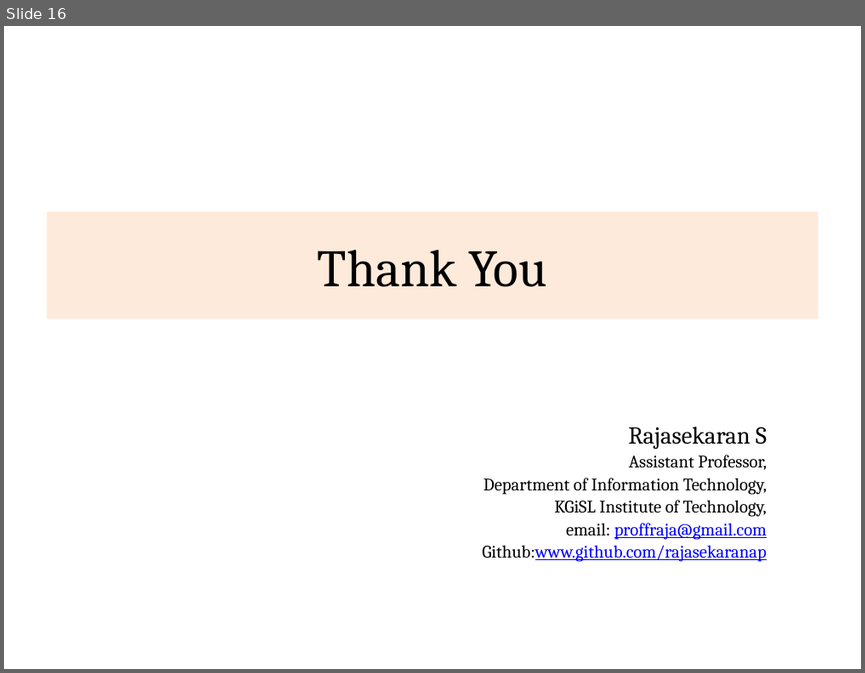
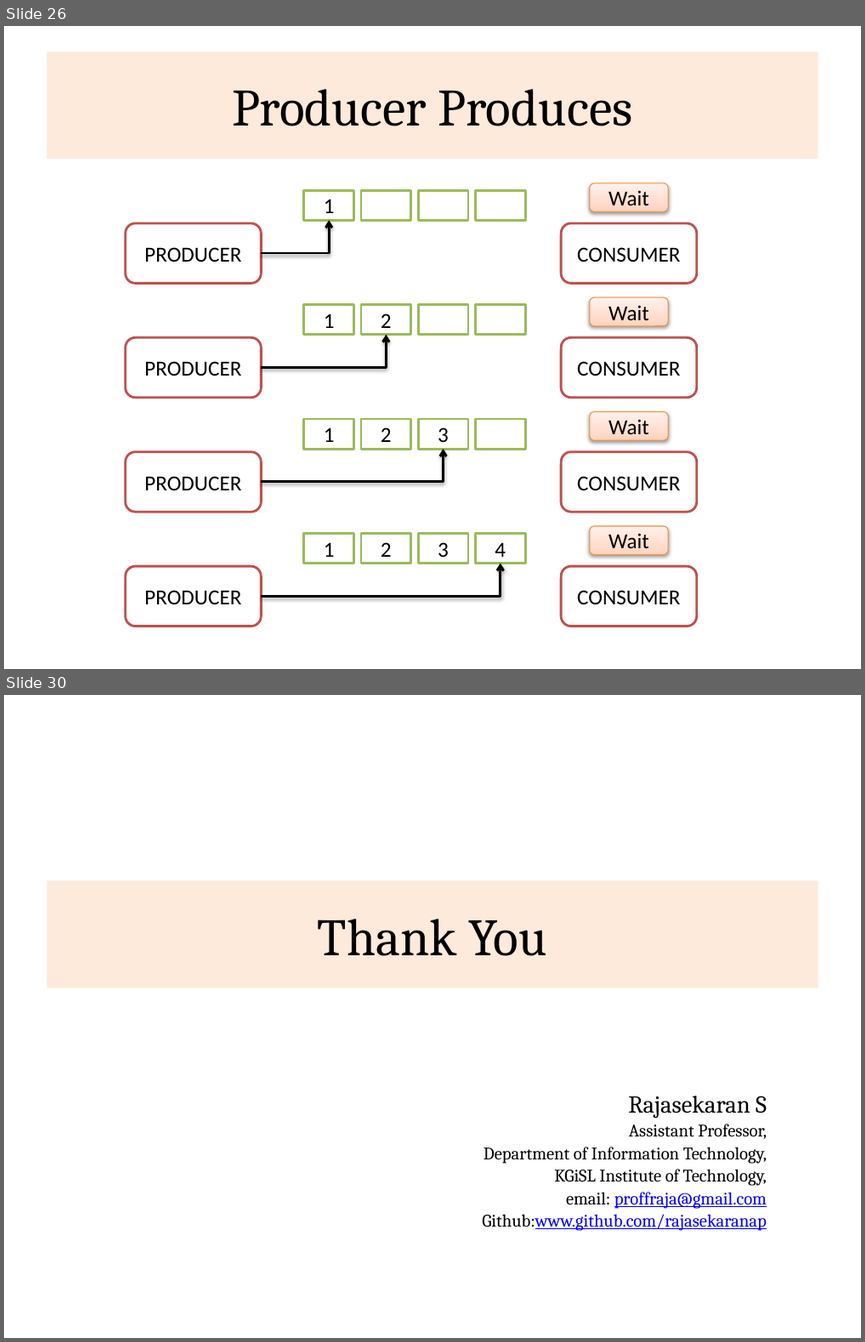
Before and after one commit to rajasekaran36/CS8392-OOPS, a slide deck: Slides/Unit 4/CS8392-U4-Multithreading.pptx. Shown one above the other, each under a label of ours: slide 16 before the commit, slides 26 and 30 after it; the slides between them are not shown. The pictures are 865x673 and 865x1342 pixels, drawn with LibreOffice and Linux fonts; fonts in the diff are those of the drawing. Boxes give left, top, right and bottom in pixels: in the first picture for what was removed or moved away, otherwise in the second. Text is boxed around its words. In the diff, an @@ line names an element or a change of style, - is before the commit and + after.

```diff
--- a/Slides/Unit 4/CS8392-U4-Multithreading.pptx
+++ b/Slides/Unit 4/CS8392-U4-Multithreading.pptx
@@ slide 26 added at bbox=[4, 26, 861, 669], background #FFFFFF @@
@@ title added at bbox=[46, 52, 818, 159], fill #FDEADA, 44 pt, text #000000 @@
+Producer Produces
@@ group added at bbox=[126, 182, 696, 283]: 4 rectangles, 3 rounded rectangles, 1 elbow arrow @@
+PRODUCER
+CONSUMER
+1
+Wait
@@ group added at bbox=[126, 298, 696, 397]: 4 rectangles, 3 rounded rectangles, 1 elbow arrow @@
+PRODUCER
+CONSUMER
+1
+2
+Wait
@@ group added at bbox=[126, 412, 696, 512]: 4 rectangles, 3 rounded rectangles, 1 elbow arrow @@
+PRODUCER
+CONSUMER
+1
+2
+3
+Wait
@@ group added at bbox=[126, 526, 696, 626]: 4 rectangles, 3 rounded rectangles, 1 elbow arrow @@
+PRODUCER
+CONSUMER
+1
+2
+3
+4
+Wait
@@ what was slide 16 is now slide 30 @@
```
Also in this commit, not shown: 13 other slides added, 29 other files.
